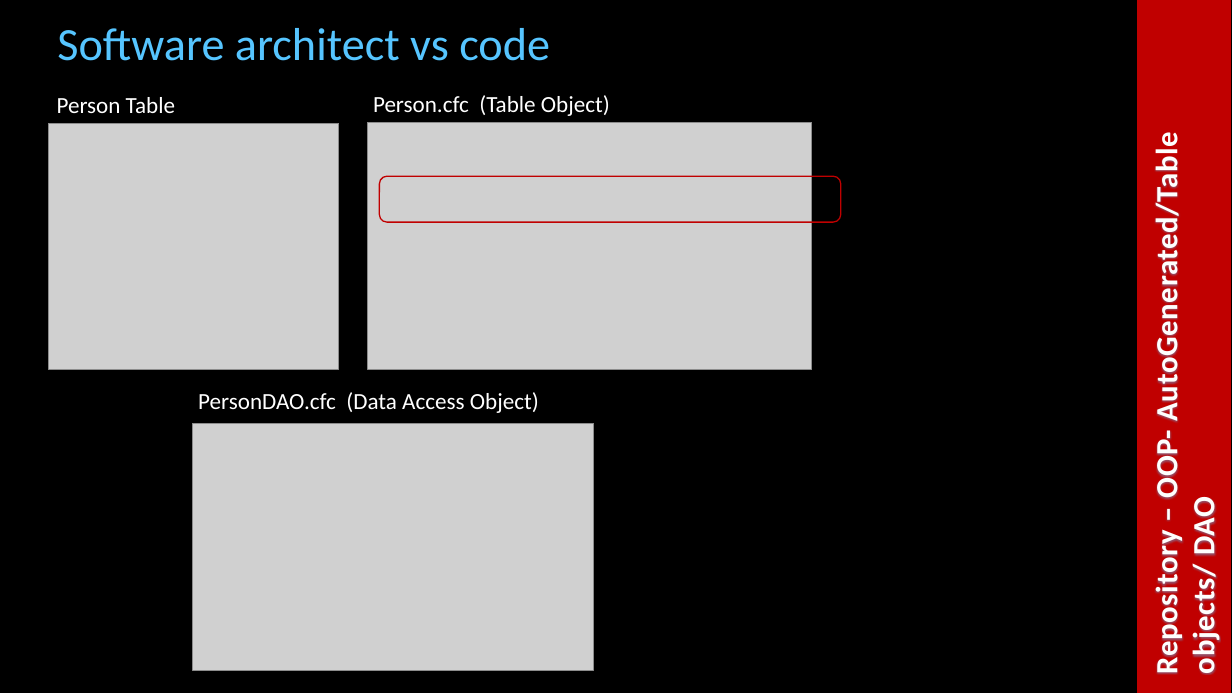
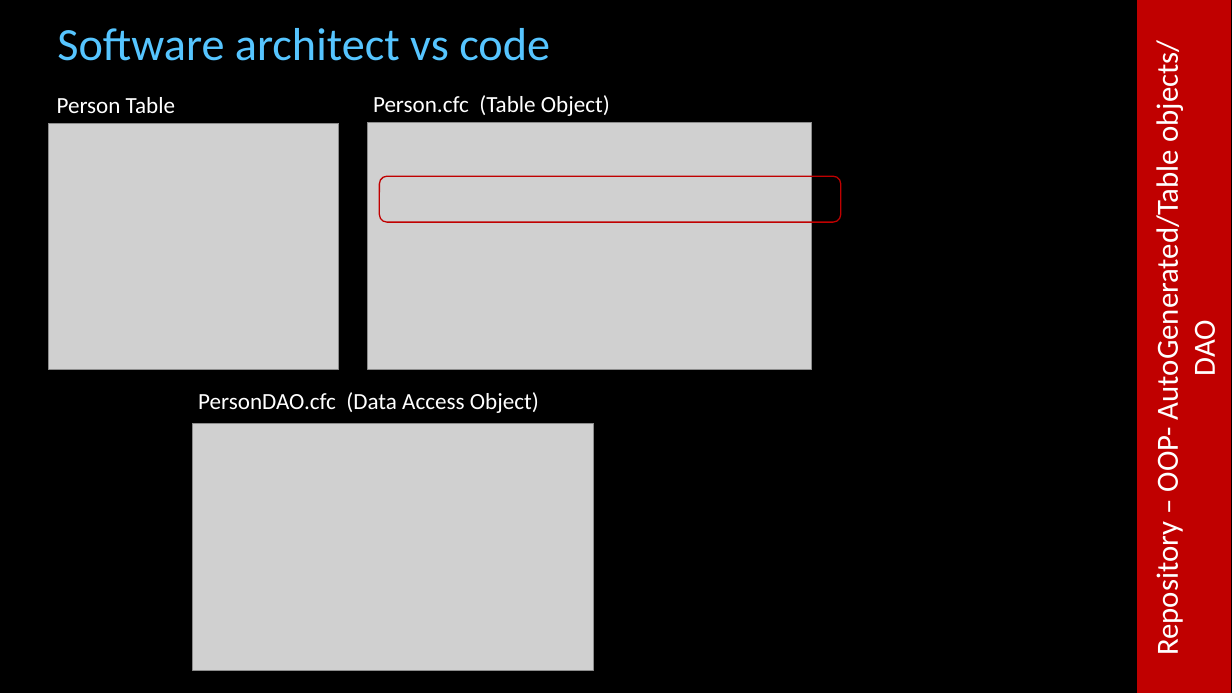
Before and after one commit to cfclick/CFSummit2016, a slide deck: slide 24 of powerpoint/architect/Architectural Perspective for ColdFusion Applications.pptx. Drawn at 1232x693 pixels with LibreOffice and Linux fonts; fonts in the diff are those of the drawing; grey boxes stand for pictures; background and template pictures are left out. Boxes give left, top, right and bottom in pixels: in the first picture for what was removed or moved away, otherwise in the second. Text is boxed around its words. In the diff, an @@ line names an element or a change of style, - is before the commit and + after.

```diff
--- a/powerpoint/architect/Architectural Perspective for ColdFusion Applications.pptx
+++ b/powerpoint/architect/Architectural Perspective for ColdFusion Applications.pptx
@@ text "Repository – OOP- AutoGenerated/Table objects/ ..." at [1149,50,1223,652]: text colour #FEFEFE to #FFFFFF, letter spacing 0.5 to 0 pt, letter outline #56C5FF 0.75 pt to none, bold off; alignment left to centre; vertical alignment top to middle @@
```
Also in this commit, not shown: 4 other slides changed, 3 slides added, 2 other files.
